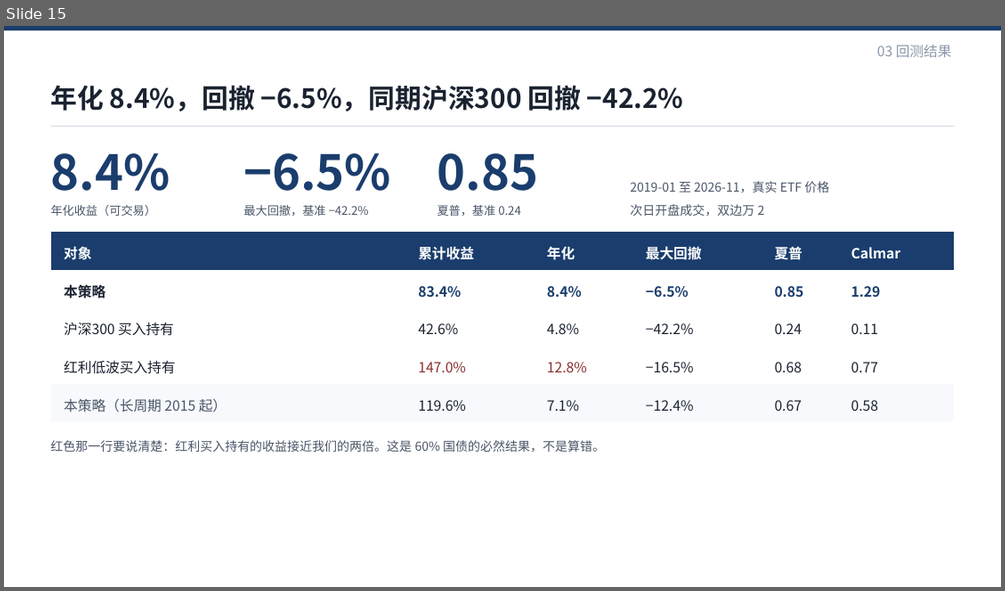
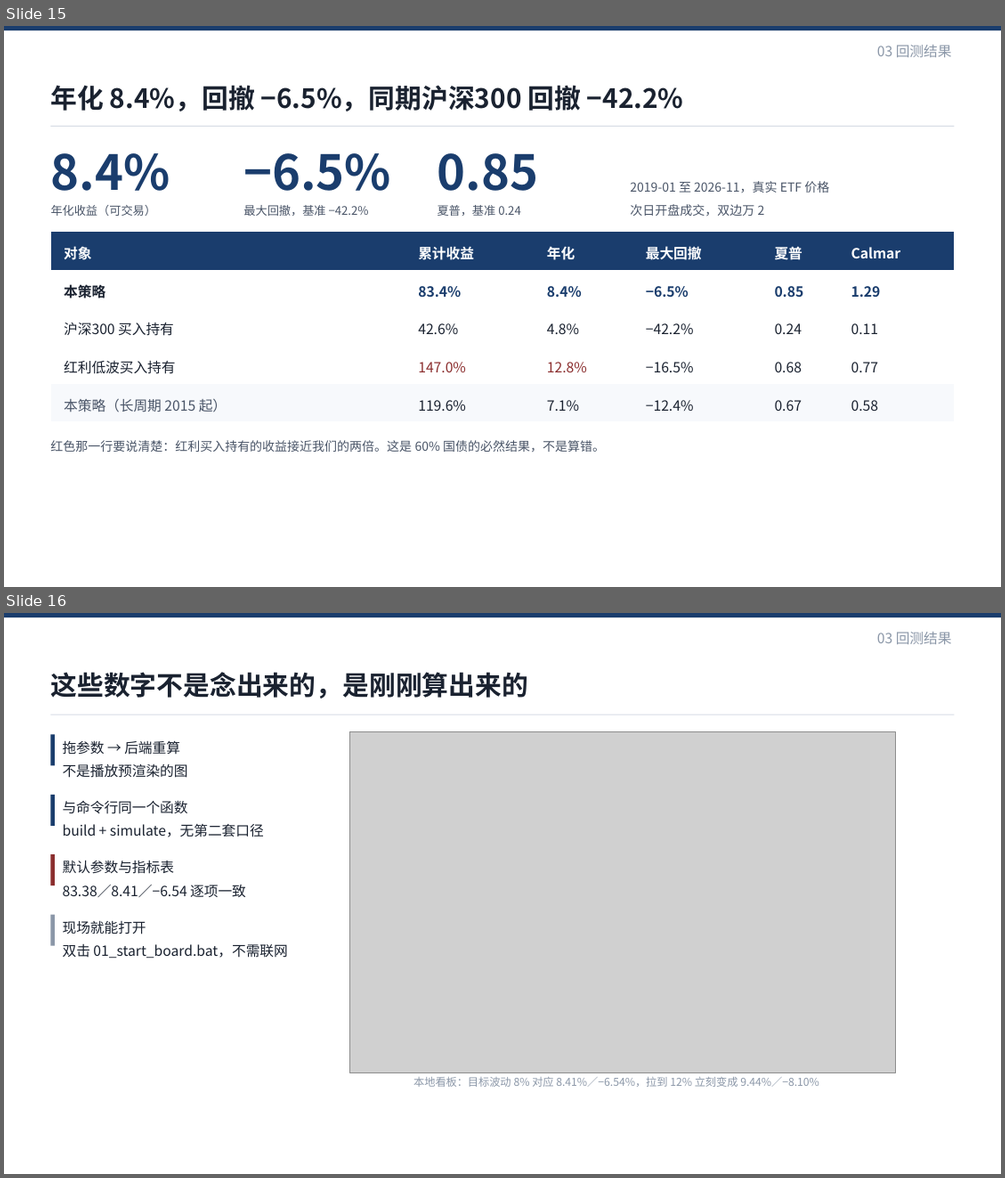
Before and after one commit to youool/dividend-bond-allocation, a slide deck: report/红利低波与国债配置策略_课程汇报/红利低波与国债配置策略_课程汇报.pptx. Shown one above the other, each under a label of ours: slide 15 before the commit, slides 15 and 16 after it. The pictures are 1005x591 and 1005x1178 pixels, drawn with LibreOffice and Linux fonts; fonts in the diff are those of the drawing; grey boxes stand for pictures. Boxes give left, top, right and bottom in pixels: in the first picture for what was removed or moved away, otherwise in the second. Text is boxed around its words. In the diff, an @@ line names an element or a change of style, - is before the commit and + after.

```diff
--- a/report/红利低波与国债配置策略_课程汇报/红利低波与国债配置策略_课程汇报.pptx
+++ b/report/红利低波与国债配置策略_课程汇报/红利低波与国债配置策略_课程汇报.pptx
@@ slide 16 added at <box>4,613,1001,1174</box>, background #FFFFFF @@
@@ rectangle added at <box>4,613,1001,617</box>, fill #1A3D6D @@
@@ text added at <box>877,632,952,644</box>, 13.5 pt, text #8B97A8 @@
+03 回测结果
@@ text added at <box>50,672,528,698</box>, 25.5 pt, text #1A2230, bold @@
+这些数字不是念出来的，是刚刚算出来的
@@ rectangle added at <box>50,714,954,714</box>, fill #D6DCE5 @@
@@ rectangle added at <box>50,734,54,765</box>, fill #1A3D6D @@
@@ text added at <box>63,740,188,778</box>, 13.5 pt, text #1A2230 @@
+拖参数 → 后端重算
+不是播放预渲染的图
@@ picture added at <box>349,732,895,1072</box> @@
@@ rectangle added at <box>50,795,54,826</box>, fill #1A3D6D @@
@@ text added at <box>63,800,264,837</box>, 13.5 pt, text #1A2230 @@
+与命令行同一个函数
+build + simulate，无第二套口径
@@ rectangle added at <box>50,854,54,886</box>, fill #8B2E2E @@
@@ text added at <box>63,860,246,897</box>, 13.5 pt, text #1A2230 @@
+默认参数与指标表
+83.38／8.41／−6.54 逐项一致
@@ rectangle added at <box>50,915,54,946</box>, fill #8B97A8 @@
@@ text added at <box>63,921,287,958</box>, 13.5 pt, text #1A2230 @@
+现场就能打开
+双击 01_start_board.bat，不需联网
@@ text added at <box>413,1077,819,1086</box>, 10.5 pt, text #8B97A8 @@
+本地看板：目标波动 8% 对应 8.41%／−6.54%，拉到 12% 立刻变成 9.44%／−8.10%
```
Also in this commit, not shown: 13 other files.
